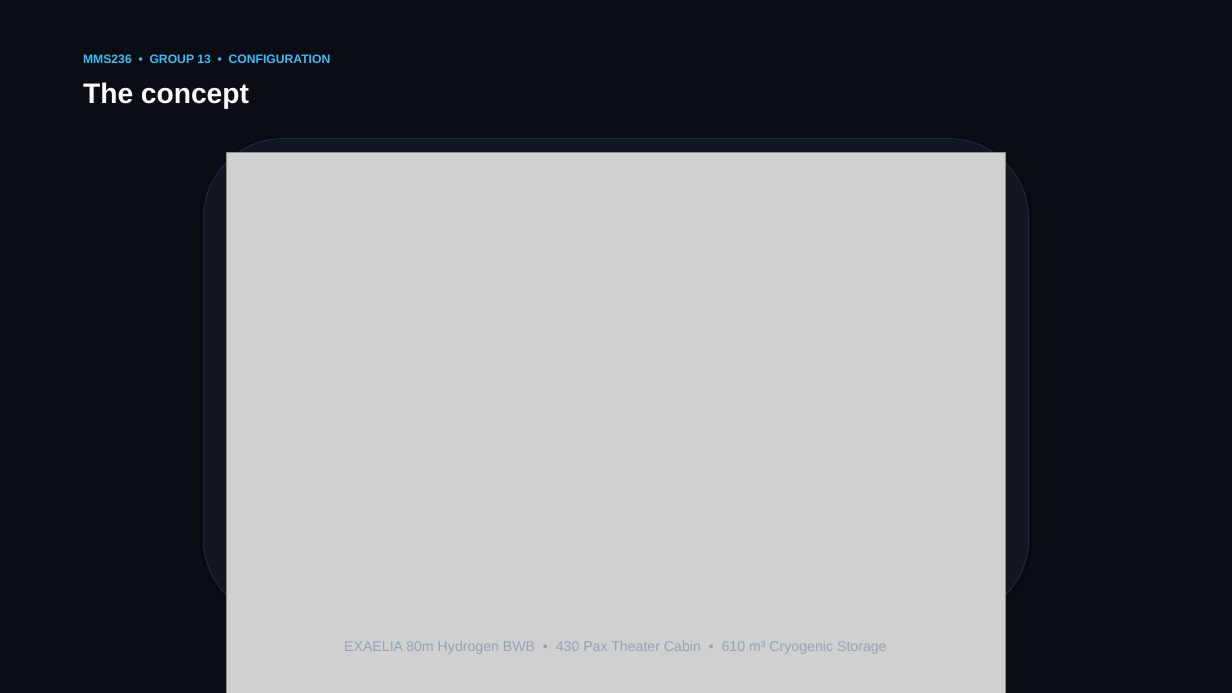
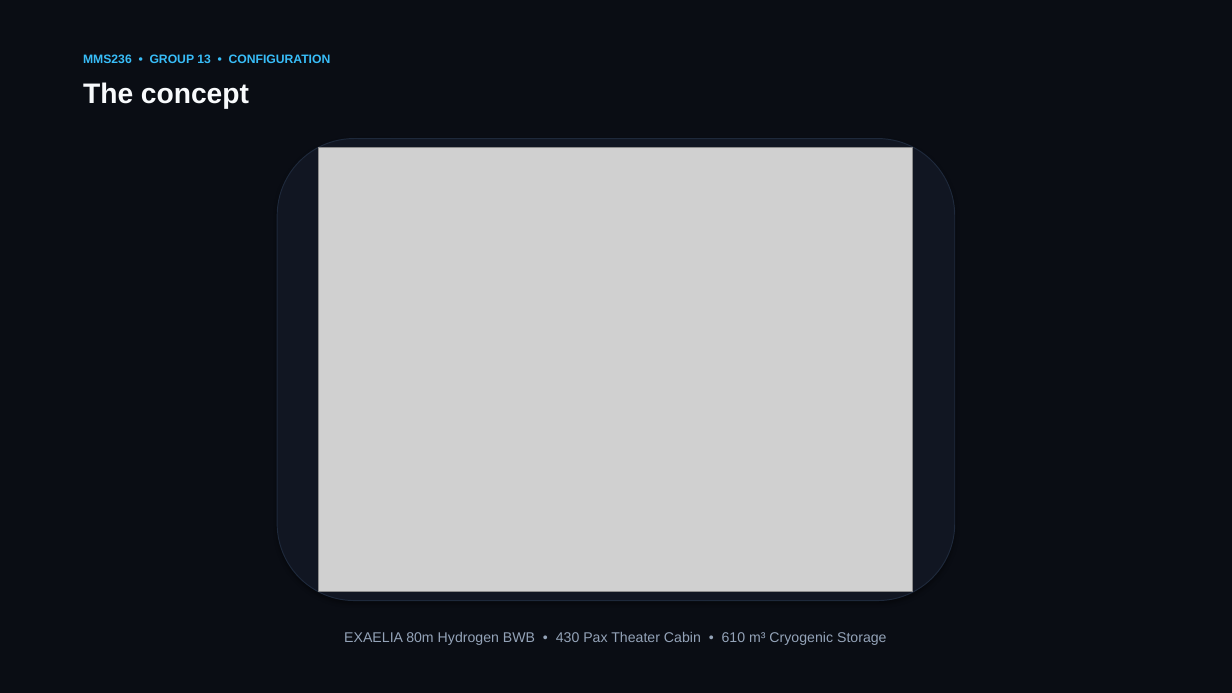
Before and after one commit to Deeprockz22/Aircraft-Design, a slide deck: slide 7 of Aircraft_Design_DT1_EXAELIA_Group13.pptx. Drawn at 1232x693 pixels with LibreOffice and Linux fonts; fonts in the diff are those of the drawing; grey boxes stand for pictures. Boxes give left, top, right and bottom in pixels: in the first picture for what was removed or moved away, otherwise in the second. Text is boxed around its words. In the diff, an @@ line names an element or a change of style, - is before the commit and + after.

Commit message:
Refine slide image scaling and generous whitespace for ultra-minimal deck

```diff
--- a/Aircraft_Design_DT1_EXAELIA_Group13.pptx
+++ b/Aircraft_Design_DT1_EXAELIA_Group13.pptx
@@ rounded rectangle: place and size @@
-rounded rectangle at [203, 139, 1029, 619]
+rounded rectangle at [277, 139, 955, 601]
@@ picture: place and size @@
-picture at [226, 152, 1006, 693]
+picture at [319, 148, 913, 592]
@@ text "EXAELIA 80m Hydrogen BWB • ...": place and size @@
-text "EXAELIA 80m Hydrogen BWB • ..." at [344, 641, 887, 654]
+text "EXAELIA 80m Hydrogen BWB • ..." at [344, 632, 887, 645]
```
Also in this commit, not shown: 6 other slides changed, 1 other file.
